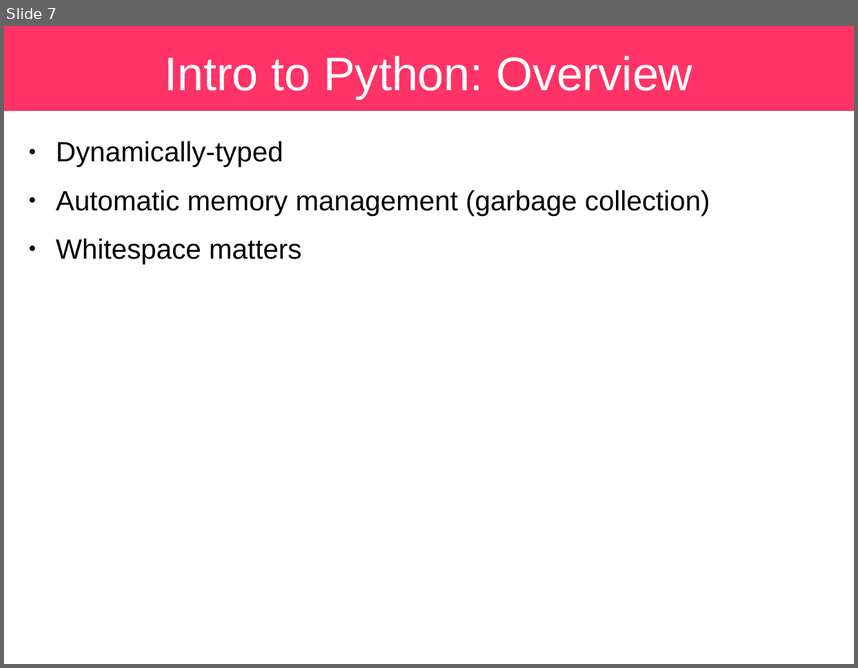
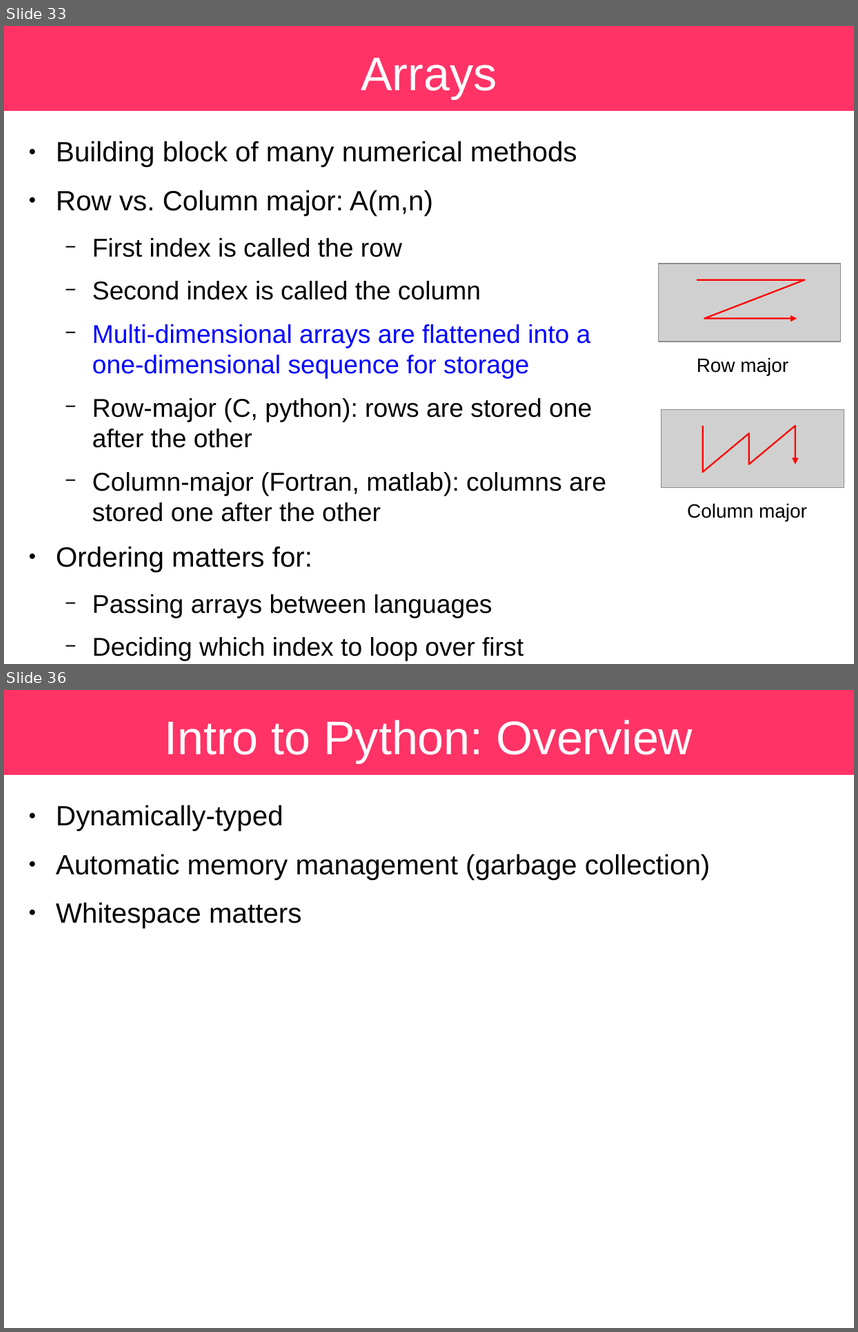
Before and after one commit to sbu-python-class/python-science, a slide deck: lectures/01-python/python.odp. Shown one above the other, each under a label of ours: slide 7 before the commit, slides 33 and 36 after it; the slides between them are not shown. The pictures are 858x668 and 858x1332 pixels, drawn with LibreOffice and Linux fonts; fonts in the diff are those of the drawing; grey boxes stand for pictures. Boxes give left, top, right and bottom in pixels: in the first picture for what was removed or moved away, otherwise in the second. Text is boxed around its words. In the diff, an @@ line names an element or a change of style, - is before the commit and + after.

```diff
--- a/lectures/01-python/python.odp
+++ b/lectures/01-python/python.odp
@@ slide 33 added at (4, 26, 854, 664), background #FFFFFF; not listed: 1 template element that a slide beside it also shows @@
@@ title added at (361, 58, 497, 99), 44 pt, text #FFFFFF @@
+Arrays
@@ text added at (56, 141, 606, 618), 24 pt, text #000000 @@
+● Building block of many numerical methods
+● Row vs. Column major: A(m,n)
+  − First index is called the row
+  − Second index is called the column
+  − Multi-dimensional arrays are flattened into a one-dimensional sequence for storage
+  − Row-major (C, python): rows are stored one after the other
+  − Column-major (Fortran, matlab): columns are stored one after the other
+● Ordering matters for:
+  − Passing arrays between languages
+  − Deciding which index to loop over first
@@ picture added at (658, 263, 841, 341) @@
@@ freeform shape added at (697, 280, 804, 319), outline #FF0000 1.45 pt @@
@@ text added at (697, 357, 789, 375), 18 pt, text #000000 @@
+Row major
@@ picture added at (662, 410, 844, 488) @@
@@ freeform shape added at (703, 426, 795, 472), outline #FF0000 1.45 pt @@
@@ text added at (687, 503, 807, 521), 18 pt, text #000000 @@
+Column major
@@ what was slide 7 is now slide 36 @@
```
Also in this commit, not shown: 30 other slides added, 12 slides removed, 1 other file.
